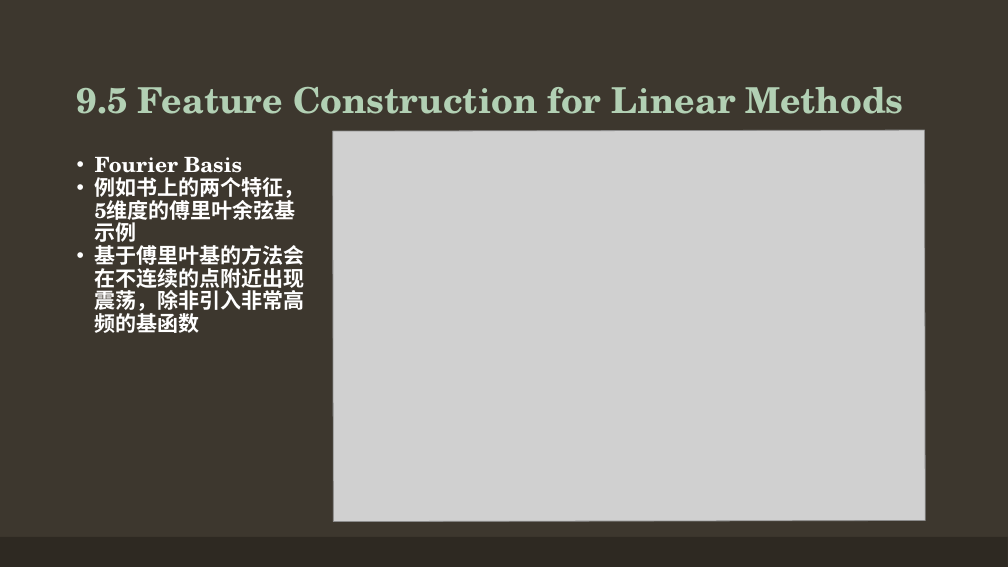
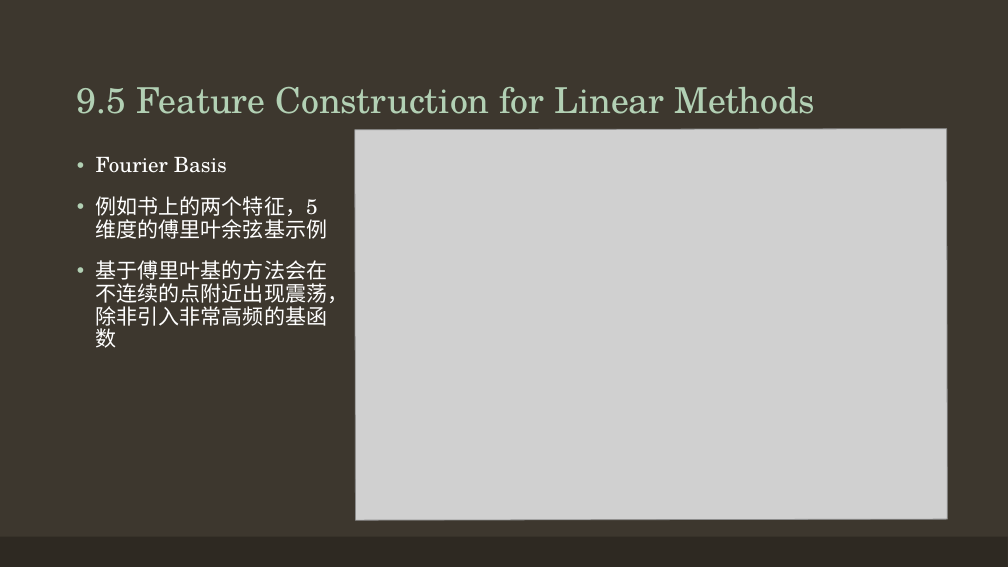
Before and after one commit to Seraphli/RLAIExercise, a slide deck: slide 6 of Chapter 9.pptx. Drawn at 1008x567 pixels with LibreOffice and Linux fonts; fonts in the diff are those of the drawing; grey boxes stand for pictures. Boxes give left, top, right and bottom in pixels: in the first picture for what was removed or moved away, otherwise in the second. Text is boxed around its words. In the diff, an @@ line names an element or a change of style, - is before the commit and + after.

```diff
--- a/Chapter 9.pptx
+++ b/Chapter 9.pptx
@@ title "9.5 Feature Construction for Linear ..." at [77,87,815,114]: bold off @@
@@ picture: place and size @@
-picture at [332,130,925,522]
+picture at [355,129,948,520]
@@ text "Fourier Basis" at [96,157,348,348]: bold off; indent changed; more space between paragraphs @@
```
Also in this commit, not shown: 11 other slides changed, 10 slides added, 7 slides removed, 3 other files.
